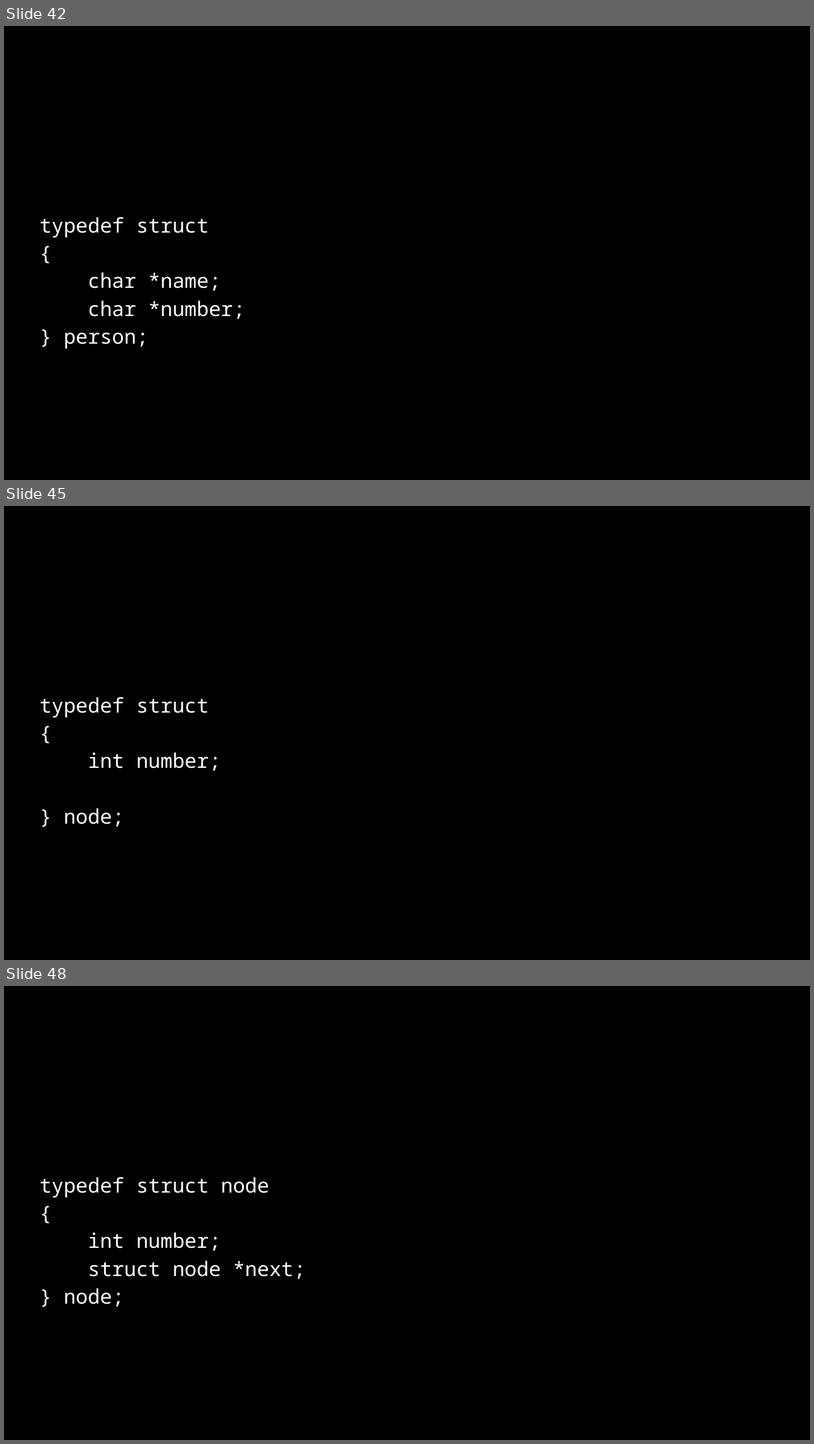
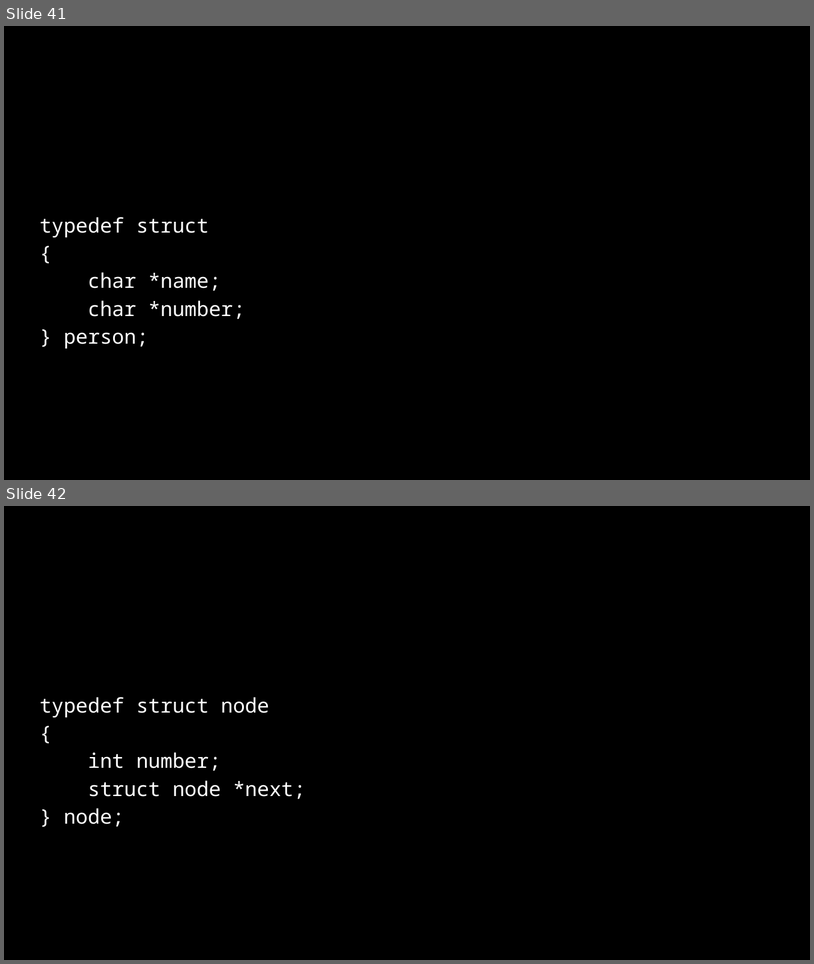
Before and after one commit to SQ4007-2025/website, a slide deck: docs/lectures/slides_6.pptx. Shown one above the other, each under a label of ours: slides 42, 45 and 48 before the commit, slides 41 and 42 after it; the slides between them are not shown. The pictures are 814x1444 and 814x964 pixels, drawn with LibreOffice and Linux fonts; fonts in the diff are those of the drawing. Boxes give left, top, right and bottom in pixels: in the first picture for what was removed or moved away, otherwise in the second. Text is boxed around its words. In the diff, an @@ line names an element or a change of style, - is before the commit and + after.

Commit message:
Update module schedule and related resources, including new lecture links for Data Structures, updated last modified date in sitemap, and enhancements to the lecture slides for week 6.

```diff
--- a/docs/lectures/slides_6.pptx
+++ b/docs/lectures/slides_6.pptx
@@ slide 45 removed at [4,506,810,960], background #000000 @@
@@ text removed at [39,697,221,826] @@
-typedef struct
-{
-int number;
-} node;
@@ what was slide 42 is now slide 41 @@
@@ what was slide 48 is now slide 42 @@
```
Also in this commit, not shown: 35 slides changed, 3 slides added, 16 other slides removed, 4 other files.
